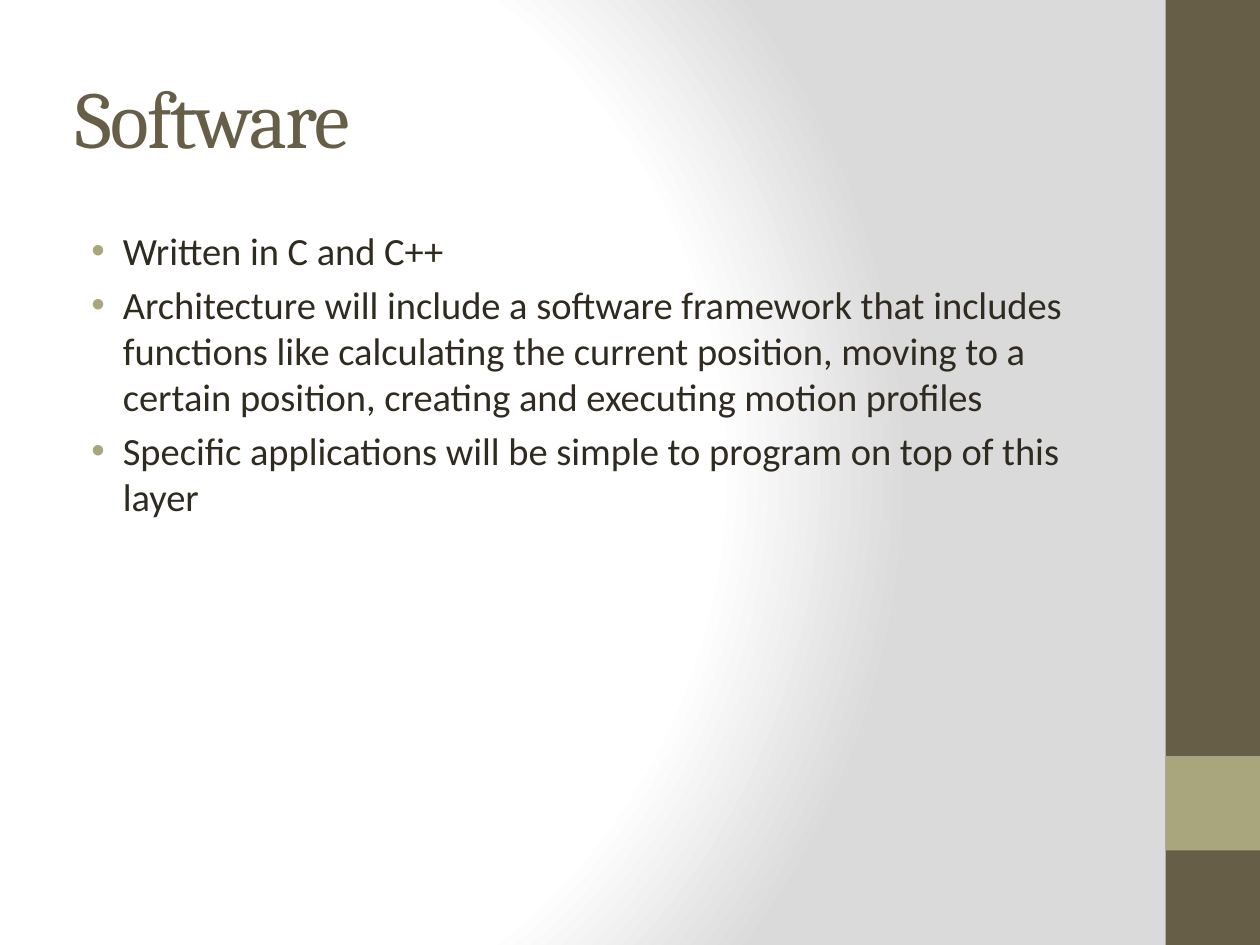
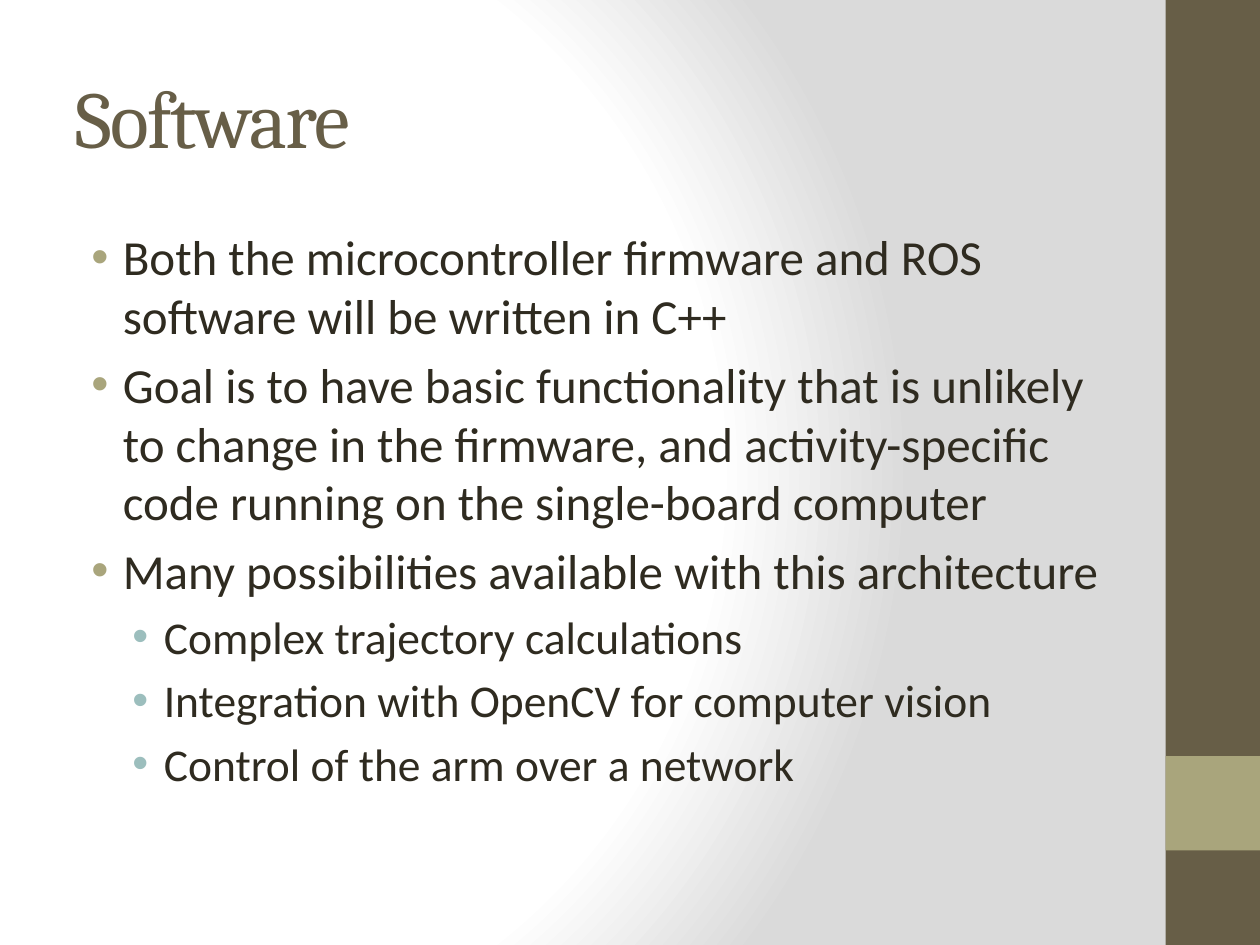
Before and after one commit to UCSBRoboticsClub/robotic-arm, a slide deck: slide 11 of UCSB Robotic Arm Project.pptx (slide 9 before the commit). Drawn at 1260x945 pixels with LibreOffice and Linux fonts; fonts in the diff are those of the drawing. Boxes give left, top, right and bottom in pixels: in the first picture for what was removed or moved away, otherwise in the second. Text is boxed around its words. In the diff, an @@ line names an element or a change of style, - is before the commit and + after.

```diff
--- a/UCSB Robotic Arm Project.pptx
+++ b/UCSB Robotic Arm Project.pptx
@@ text at (123,241,1098,782): text changed; size 22 to 28 pt @@
-• Written in C and C++
-• Architecture will include a software framework that includes functions like calculating the current position, moving to a certain position, creating and executing motion profiles
-• Specific applications will be simple to program on top of this layer
+• Both the microcontroller firmware and ROS software will be written in C++
+• Goal is to have basic functionality that is unlikely to change in the firmware, and activity-specific code running on the single-board computer
+• Many possibilities available with this architecture
+  • Complex trajectory calculations
+  • Integration with OpenCV for computer vision
+  • Control of the arm over a network
```
Also in this commit, not shown: 8 other slides changed, 3 slides added, 6 other files.
